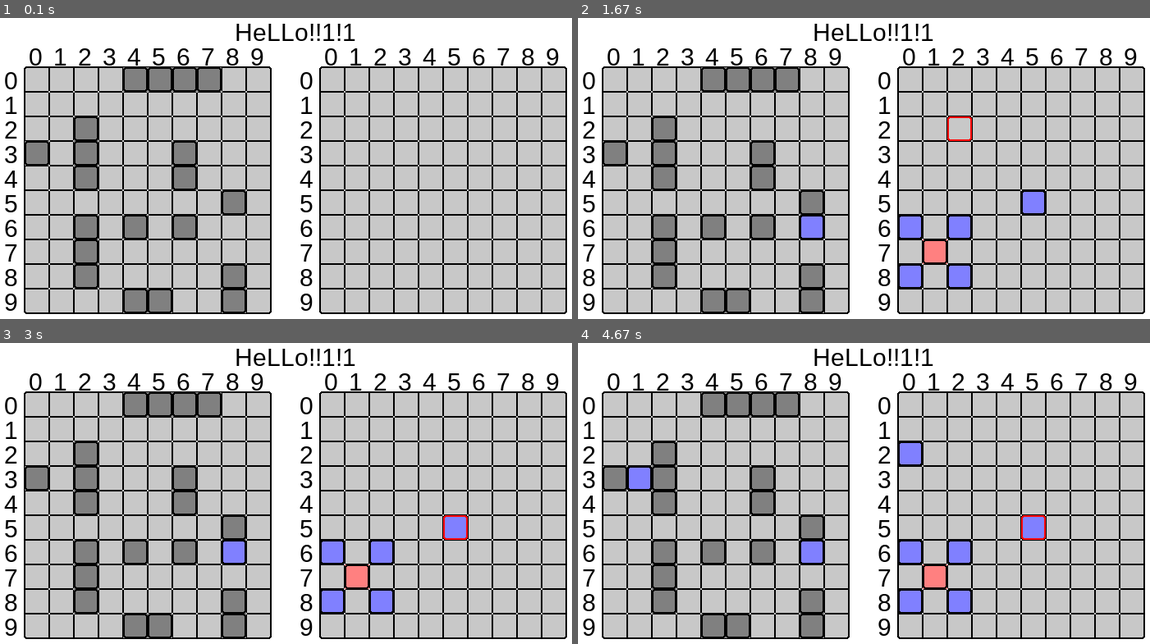
Above: before the commit, frames 1-4 (two rows, left to right).
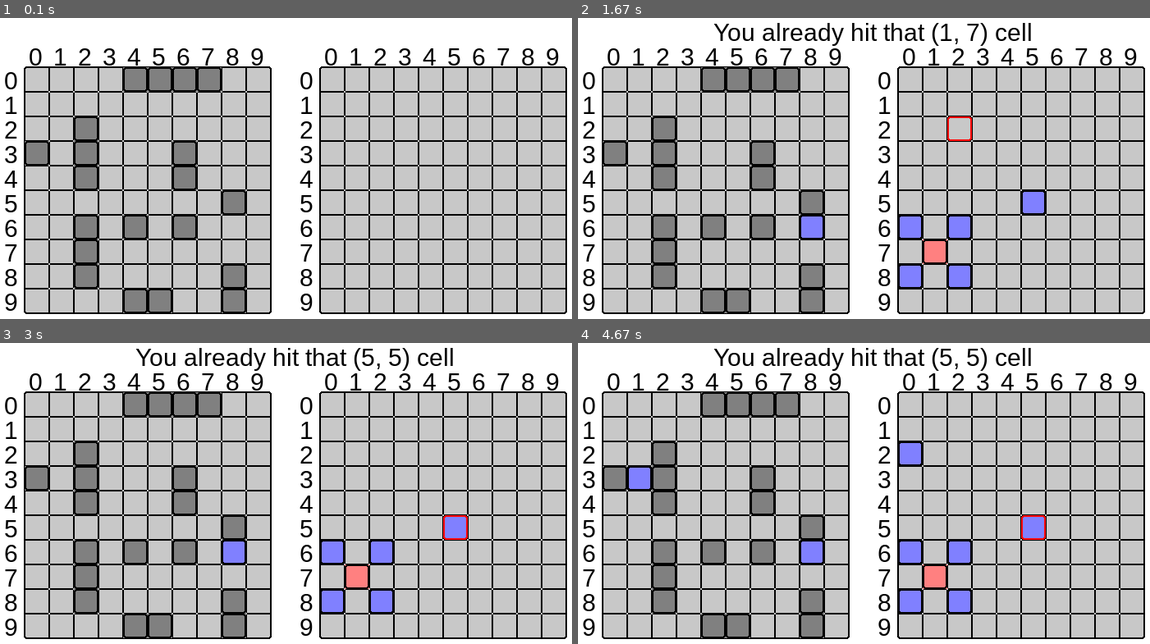
Above: after the commit, the same moments.

Repository: georgiy-nogovitsyn/battleship-game
Game: pygame game, started from pygame battleships/pygame_test_logic.py
The game is run twice, just before and just after one commit, with the same random seed, the same clock (stepped at 60 frames per second) and the same inputs.
Inputs (mouse positions are in pixels of both pictures, inside the frame that each line leads up to):
- Up to frame 1 (0.1 s): no input
- Up to frame 2 (1.67 s): press the mouse at (1018, 189) at 0.37 s; move the mouse to (852, 159) at 0.47 s; release the mouse at (692, 129) at 0.6 s; press the mouse at (1018, 189) at 0.7 s; move the mouse to (972, 222) at 0.8 s; release the mouse at (926, 258) at 0.93 s; click (675, 66) at 1.05 s; press the mouse at (675, 66) at 1.37 s; move the mouse to (818, 99) at 1.47 s; release the mouse at (966, 132) at 1.6 s
- Up to frame 3 (3 s): press the mouse at (440, 514) at 1.7 s; move the mouse to (343, 532) at 1.8 s; release the mouse at (240, 553) at 1.93 s; press the mouse at (440, 514) at 2.03 s; move the mouse to (257, 505) at 2.13 s; release the mouse at (74, 493) at 2.27 s; press the mouse at (440, 514) at 2.37 s; move the mouse to (348, 472) at 2.47 s; release the mouse at (257, 433) at 2.6 s; press the mouse at (440, 514) at 2.7 s; move the mouse to (263, 466) at 2.8 s; release the mouse at (91, 418) at 2.93 s
- Up to frame 4 (4.67 s): press the mouse at (1018, 514) at 3.03 s; move the mouse to (966, 493) at 3.13 s; release the mouse at (921, 472) at 3.27 s; press the mouse at (1018, 514) at 3.37 s; move the mouse to (995, 466) at 3.47 s; release the mouse at (972, 418) at 3.6 s; press the mouse at (1018, 514) at 3.7 s; move the mouse to (886, 532) at 3.8 s; release the mouse at (755, 550) at 3.93 s; click (915, 451) at 4.05 s; press the mouse at (1018, 514) at 4.37 s; move the mouse to (852, 463) at 4.47 s; release the mouse at (692, 415) at 4.6 s

The runs differ from the first frame. In frame 1, 0.4% of the frame differs, in the area x 41-63%, y 1-8%; in frame 2, 1.3%; in frame 3, 1.4%, in the area x 23-80%, y 1-10%; in frame 4, 1.4%.

Commit message:
added messages

Diff:
--- a/pygame battleships/pygame_test_logic.py
+++ b/pygame battleships/pygame_test_logic.py
@@ -17,7 +17,7 @@
 # Set pygame font
 arial_font = pygame.font.SysFont('arial', CELL)
 
-
+message = ''
 def draw_pygame_elements():
     draw_basic_board(screen)
     draw_water_hits(screen, player.board.field)
@@ -26,7 +26,7 @@
     draw_ships(screen, comp.ships, hidden=True)
     draw_board_numbers(screen, arial_font)
     draw_board_numbers(screen, arial_font, offset=right_border_offset)
-    draw_pygame_message(screen,arial_font,'HeLLo!!1!1')
+    draw_pygame_message(screen, arial_font, message)
 
 
 # Creating class objects
@@ -74,16 +74,19 @@
                 # Game events
                 if events.chosen_coordinate_validation(mouse_last_pos, player, comp) is True:
                     if player.attack(mouse_last_pos, comp) is True:
+                        message = f'You hit the ship in {mouse_last_pos}'
                         print(f'You hit the ship on {mouse_last_pos}')
                         if events.ships_status_update(comp.ships) is False:
                             final_message = 'Player win!'
                             running = False
                             break
                     else:
+                        message = f'You missed on {mouse_last_pos}'
                         print(f'You missed on {mouse_last_pos}')
                         player_2_turn = True
                         player_1_turn = False
                 else:
+                    message = f'You already hit that {mouse_last_pos} cell'
                     print(f'You already hit that {mouse_last_pos} cell')
 
     millis = time() * 1000.0  # update millis
@@ -94,19 +97,21 @@
         else:
             computer_choice_coordinates = events.computer_choice(comp, player)
         if comp.attack(computer_choice_coordinates, player):
+            message = f'Computer hit the ship on {computer_choice_coordinates}'
             print(f'Computer hit the ship on {computer_choice_coordinates}')
             if events.ships_status_update(player.ships) is False:
                 final_message = 'Computer Win!'
                 running = False
                 break
         else:
+            message = f'Computer missed on {computer_choice_coordinates}'
             print(f'Computer missed on {computer_choice_coordinates}')
 
             player_1_turn = True
             player_2_turn = False
 
         # saving millis to delay comp move
-        saved_millis = time() * 1000.0 + 500
+        saved_millis = time() * 1000.0 + 1500
 
 print(final_message)
 pygame.quit()
